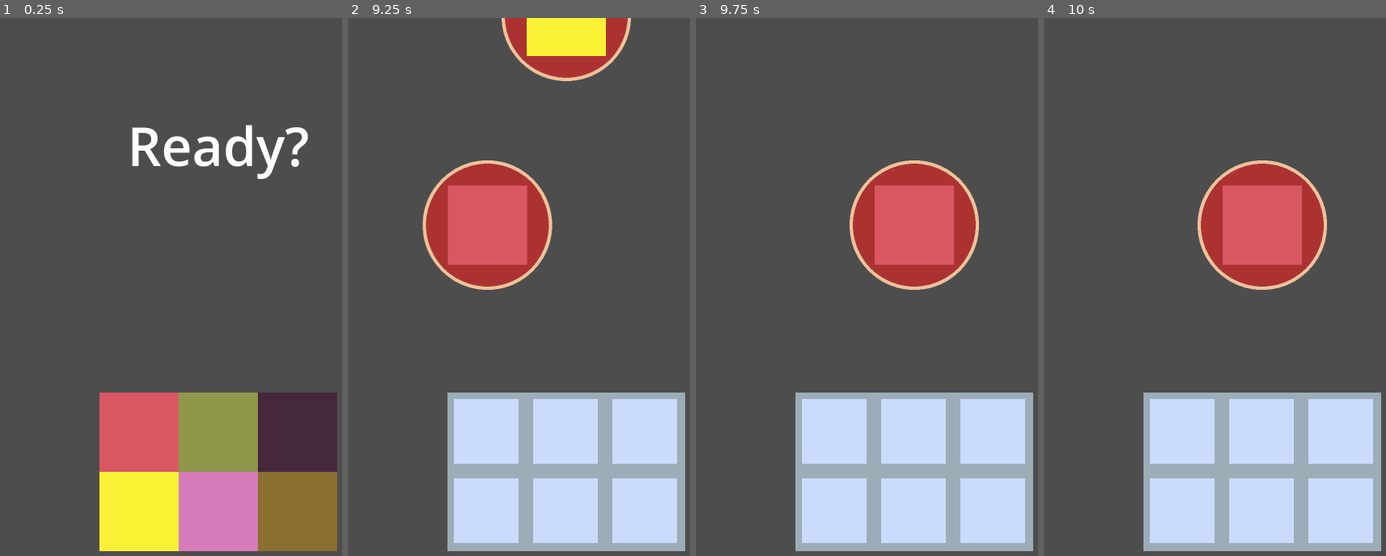
Above: before the commit, frames 1-4 (left to right).
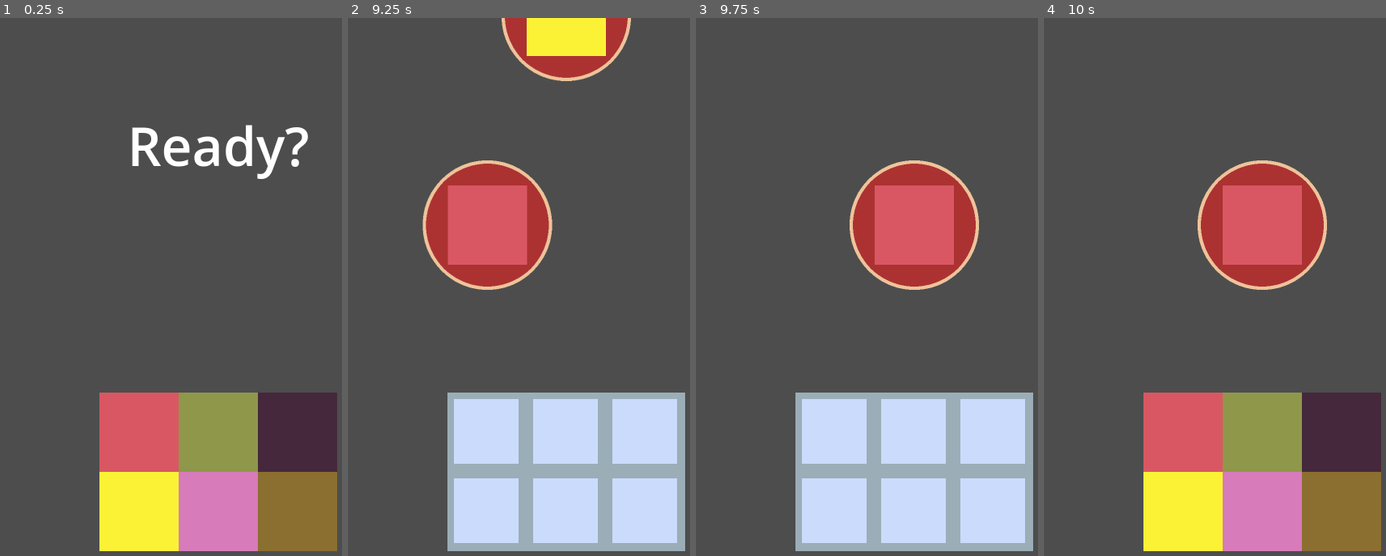
Above: after the commit, the same moments.

Repository: msanatan/EasyPizza
Game: Godot game, scene res://levels/main/game.tscn
Same seed, same stepped clock (60 frames per second), same inputs: the game is played once before the commit and once after it.
Inputs (mouse positions are in pixels of both pictures, inside the frame that each line leads up to):
- Up to frame 1 (0.25 s): no input
- Up to frame 2 (9.25 s): tap Enter at 0.5, 6.5, 8 s; move the mouse to (488, 432) at 0.52 s; click (488, 432) at 0.6 s; move the mouse to (566, 432) at 1.27 s; click (566, 432) at 1.35 s; move the mouse to (645, 432) at 2.02 s; click (645, 432) at 2.1 s; move the mouse to (488, 512) at 2.77 s; click (488, 512) at 2.85 s; move the mouse to (566, 512) at 3.52 s; click (566, 512) at 3.6 s; move the mouse to (645, 512) at 4.27 s; click (645, 512) at 4.35 s; move the mouse to (587, 340) at 5.02 s; click (587, 340) at 5.1 s; tap Space at 5.75, 7.25, 8.75 s; move the mouse to (501, 179) at 5.77 s; click (501, 179) at 5.85 s; move the mouse to (662, 308) at 6.52 s; click (662, 308) at 6.6 s; move the mouse to (477, 373) at 7.27 s; click (477, 373) at 7.35 s; move the mouse to (611, 200) at 8.02 s; click (611, 200) at 8.1 s; move the mouse to (542, 469) at 8.77 s; click (542, 469) at 8.85 s
- Up to frame 3 (9.75 s): move the mouse to (outside the picture) at 9.52 s; click (outside the picture) at 9.6 s
- Up to frame 4 (10 s): no input

Frames 1-3 are identical in both runs. In frame 4, 20% of the frame differs, in the area x 29-99%, y 69-100%.

Commit message:
Add a timer and stop the game when it's up
Works well, currently testing with 10 seconds.

What's remaining?
- Game over menu with option to restart
- Polish everything
    - Pick a font for the game
    - Show a score
    - Show remaining time
    - Find music
    - Replace all assets + add 3 more
    - Maybe titlte scene, time permitting

Diff:
--- a/levels/main/game.gd
+++ b/levels/main/game.gd
@@ -10,9 +10,11 @@
 @export var ingredient_size = 196
 @export var row_size = 3
 @export var score_increment = 5
+@export var round_duration_seconds = 60
 
 @onready var ingredients_container: Node2D = $IngredientsContainer
 @onready var ready_label: Label = $HUD/ReadyLabel
+@onready var game_timer: Timer = $GameTimer
 
 var current_state: GameState = GameState.READY
 var score = 0
@@ -32,6 +34,8 @@
 	ingredient_data.shuffle()
 	setup_ingredients()
 	setup_pizzas()
+	game_timer.wait_time = round_duration_seconds
+	game_timer.start()
 
 
 func _input(event):
@@ -144,3 +148,11 @@
 	remaining_guesses -= 1
 	if remaining_guesses == 0:
 		end_round()
+
+
+func _on_game_timer_timeout():
+	print("Game is over!")
+	# End the game because the
+	current_state = GameState.ROUND_OVER
+	for ingredient in available_ingredients:
+		ingredient.set_is_playing(false)
--- a/levels/main/game.tscn
+++ b/levels/main/game.tscn
@@ -7,6 +7,7 @@
 [node name="Game" type="Node2D"]
 script = ExtResource("1_ey8fq")
 ingredient_scene = ExtResource("2_e1ilo")
+round_duration_seconds = 10
 
 [node name="PizzaPool" type="Node2D" parent="."]
 
@@ -31,3 +32,7 @@
 
 [node name="IngredientsContainer" type="Node2D" parent="."]
 position = Vector2(540, 1024)
+
+[node name="GameTimer" type="Timer" parent="."]
+
+[connection signal="timeout" from="GameTimer" to="." method="_on_game_timer_timeout"]
